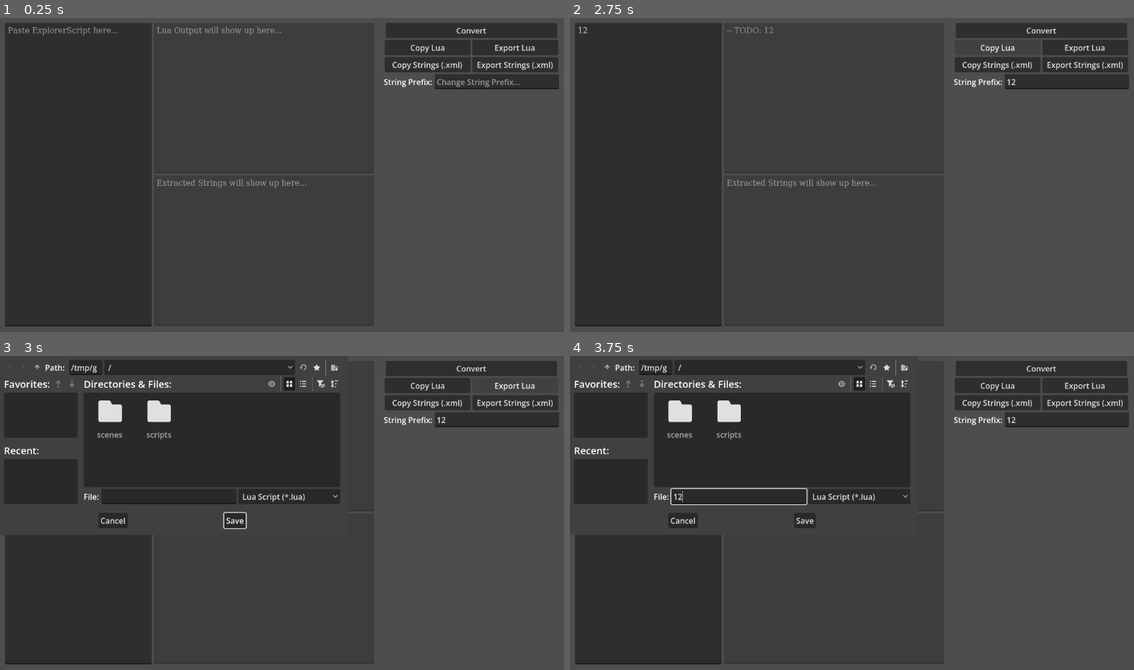
Above: before the commit, frames 1-4 (two rows, left to right).
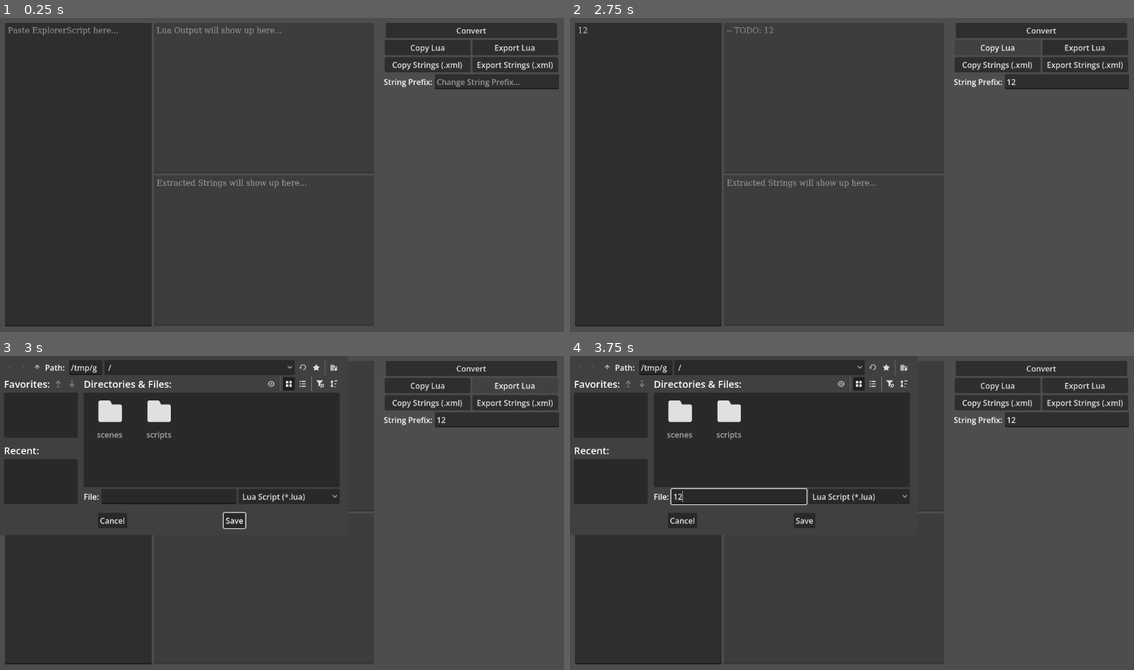
Above: after the commit, the same moments.

Repository: Minemaker0430/explorer-script-2-lua
Game: Godot game, scene res://scenes/main.tscn
The game is run twice, just before and just after one commit, with the same random seed, the same clock (stepped at 60 frames per second) and the same inputs.
Inputs (mouse positions are in pixels of both pictures, inside the frame that each line leads up to):
- Up to frame 1 (0.25 s): no input
- Up to frame 2 (2.75 s): click (648, 175) at 0.52 s; type "12" at 0.6 s; click (1066, 80) at 0.75 s; type "12" at 0.83 s; click "Convert" at 1.25 s; click "Copy Lua" at 2 s
- Up to frame 3 (3 s): click "Export Lua" at 2.75 s
- Up to frame 4 (3.75 s): click (739, 497) at 3.52 s; type "12" at 3.6 s

Frames 1-2 are identical in both runs. In frame 3, 0.2% of the frame differs, in the area x 17-60%, y 1-56%; in frame 4, 0.2%.

Commit message:
fixed an issue with strings

Diff:
--- a/scripts/es2pmdo.gd
+++ b/scripts/es2pmdo.gd
@@ -3686,7 +3686,7 @@
 	var start = line.find("\"")
 	var end = line.find("\",", start + 1)
 
-	if line.find("\"\"\"") != -1:
+	if line.find("\"\"\"") == start:
 		start += 2
 		end -= 2
 
